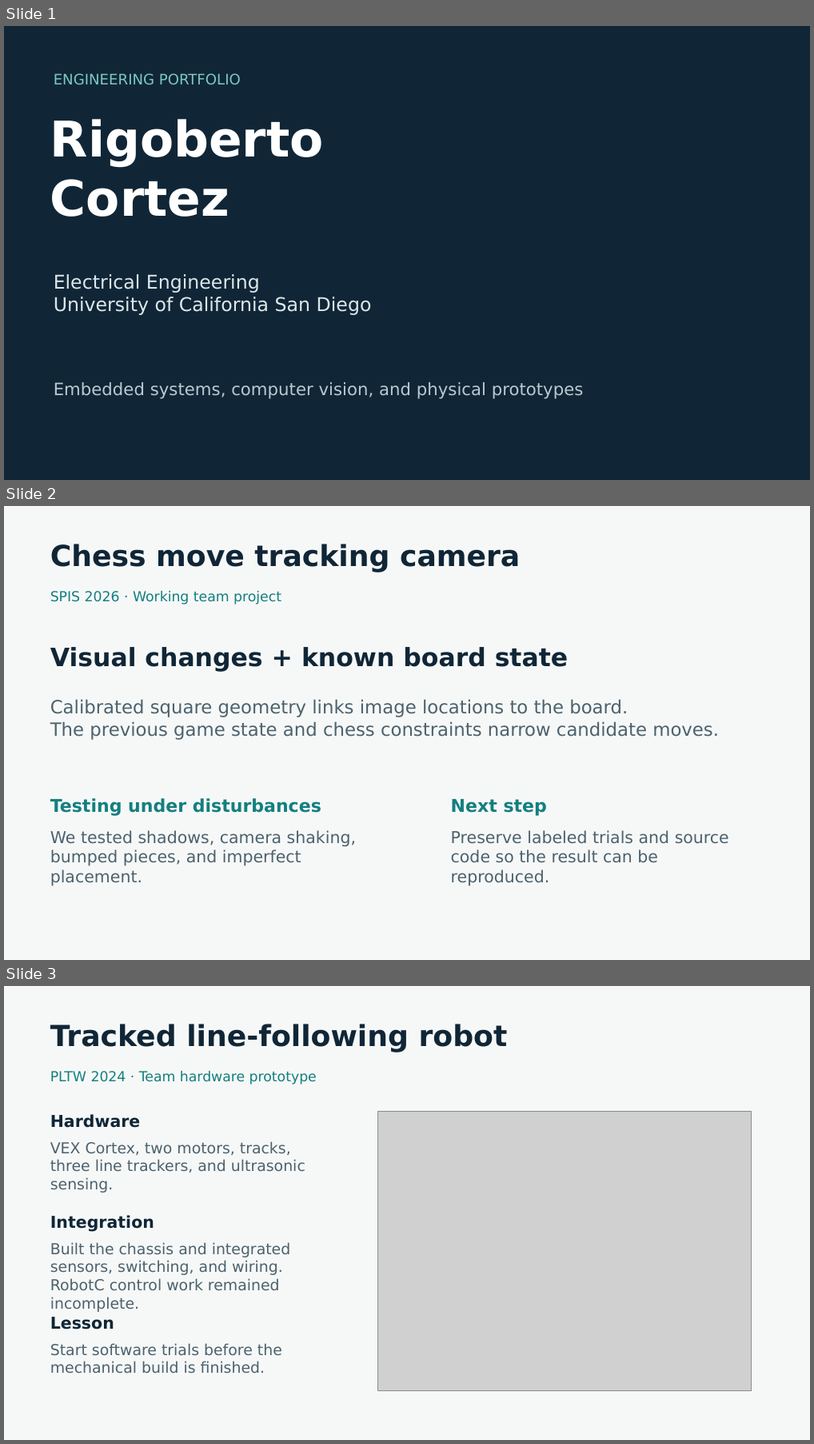
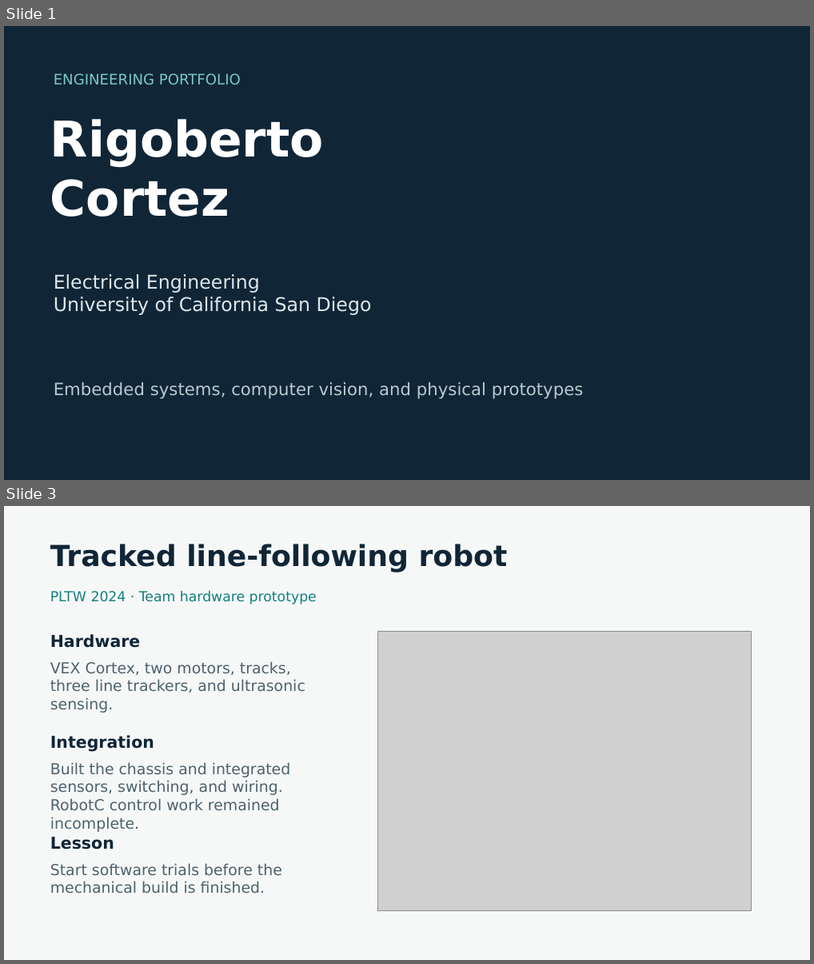
Before and after one commit to pur35t/Brief-Projects-, a slide deck: presentation/Rigoberto_Cortez_Portfolio.pptx. Shown one above the other, each under a label of ours: slides 1, 2 and 3 before the commit, slides 1 and 3 after it; the slides between them are not shown. The pictures are 814x1444 and 814x964 pixels, drawn with LibreOffice and Linux fonts; fonts in the diff are those of the drawing; grey boxes stand for pictures. Boxes give left, top, right and bottom in pixels: in the first picture for what was removed or moved away, otherwise in the second. Text is boxed around its words. In the diff, an @@ line names an element or a change of style, - is before the commit and + after.

Commit message:
Remove insole project and expand portfolio visual galleries

```diff
--- a/presentation/Rigoberto_Cortez_Portfolio.pptx
+++ b/presentation/Rigoberto_Cortez_Portfolio.pptx
@@ slide 2 removed at (4,506,810,960), background #F6F8F7 @@
@@ text removed at (50,544,520,572) @@
-Chess move tracking camera
@@ text removed at (50,591,282,604) @@
-SPIS 2026 · Working team project
@@ text removed at (50,647,568,672) @@
-Visual changes + known board state
@@ text removed at (50,699,719,740) @@
-Calibrated square geometry links image locations to the board.
-The previous game state and chess constraints narrow candidate moves.
@@ text removed at (50,798,322,816) @@
-Testing under disturbances
@@ text removed at (451,799,547,816) @@
-Next step
@@ text removed at (50,830,356,886) @@
-We tested shadows, camera shaking, bumped pieces, and imperfect placement.
@@ text removed at (451,830,730,886) @@
-Preserve labeled trials and source code so the result can be reproduced.
```
Also in this commit, not shown: 1 slide changed, 8 slides added, 1 other slide removed, 48 other files.
